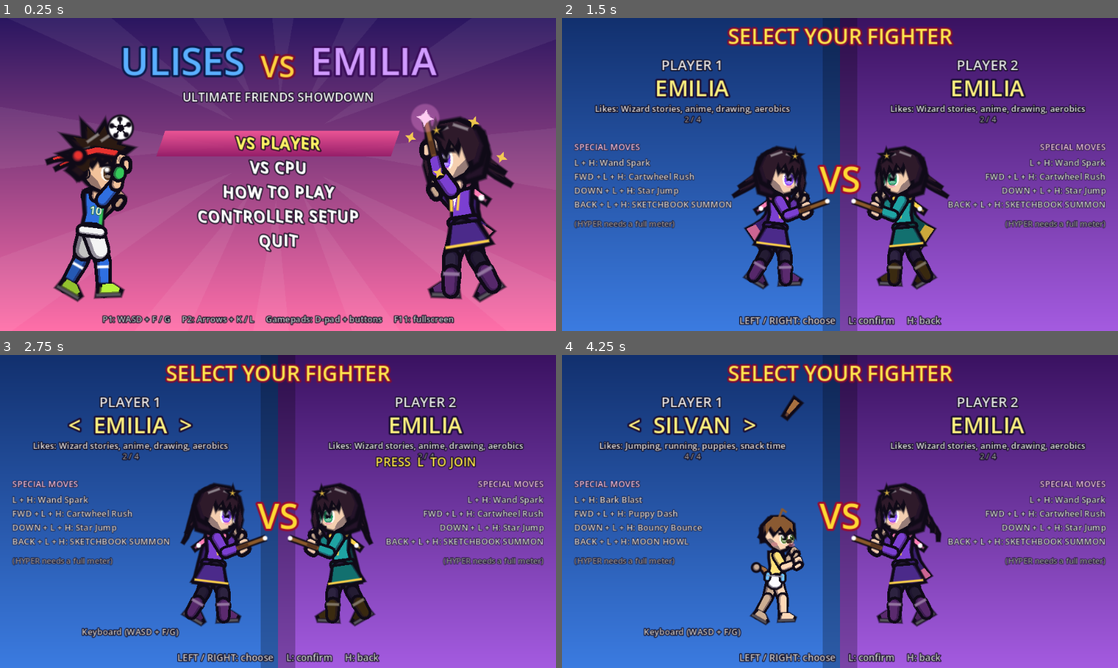
Above: before the commit, frames 1-4 (two rows, left to right).
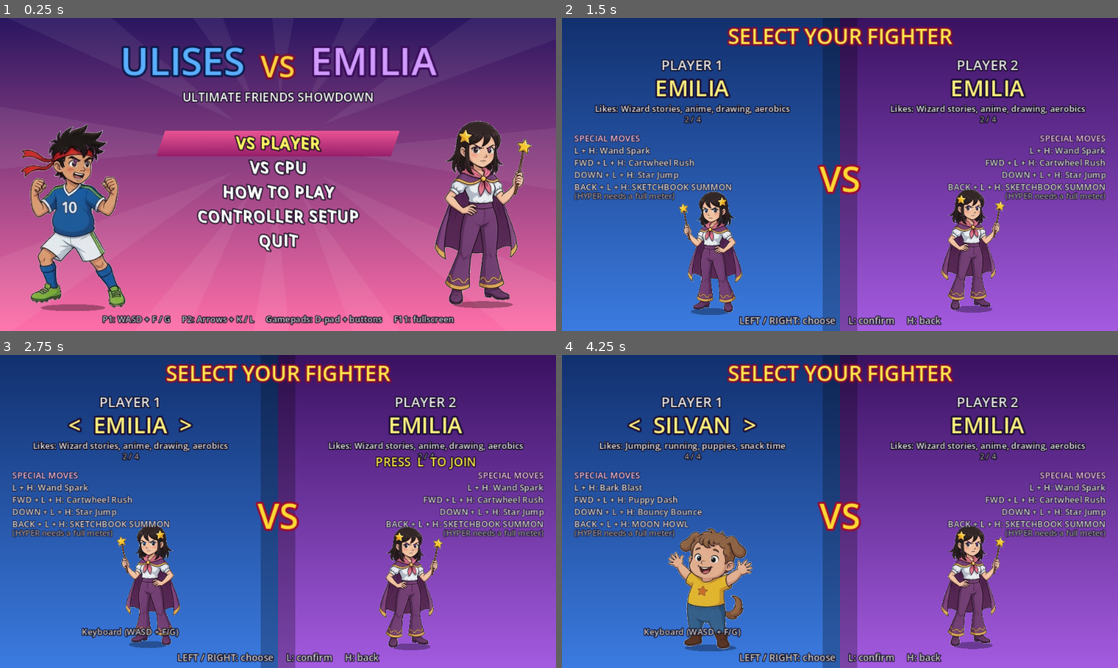
Above: after the commit, the same moments.

Repository: timoteoponce/fighting-game
Game: Godot game, scene res://scenes/main.tscn
Same seed, same stepped clock (60 frames per second), same inputs: the game is played once before the commit and once after it.
Inputs:
- Up to frame 1 (0.25 s): no input
- Up to frame 2 (1.5 s): tap Enter at 0.5 s; hold D 0.53-1.28 s; tap F at 0.6 s; hold S from 1.28 s (still down); tap G at 1.35 s
- Up to frame 3 (2.75 s): release S at 2.03 s; hold D from 2.03 s (still down); tap 1 at 2.1 s
- Up to frame 4 (4.25 s): release D at 2.78 s; hold W 2.78-3.53 s; tap K at 2.85 s; hold A from 3.53 s (still down); tap L at 3.6 s

The runs differ from the first frame. In frame 1, 15% of the frame differs, in the area x 3-96%, y 27-94%; in frame 2, 19%, in the area x 2-98%, y 37-95%; in frame 3, 19%; in frame 4, 18%.

Commit message:
Painted portraits on the title and select screens.
The roster sheets live in design/characters. Menus draw the stance figures, and the in-fight bodies follow the same silhouettes: Ulises's spikes and belly, Emilia's short hair, flared pants and stern face, Silvan in pants and boots.

Diff:
--- a/characters/emilia.gd
+++ b/characters/emilia.gd
@@ -13,13 +13,14 @@
 	hurt_lines = ["EEK!", "MY PENCIL!", "RUDE!"]
 	colors = {
 		"skin": Color("f5cfb0"), "hair": Color("2e1a2a"), "shirt": Color("7b3fd1"), "sleeve": Color("7b3fd1"),
-		"forearm": Color("7b3fd1"), "hands": Color("f5cfb0"), "pants": Color("2d2340"), "legs": Color("2d2340"),
+		"forearm": Color("7b3fd1"), "hands": Color("f5cfb0"), "pants": Color("4b2a8a"), "legs": Color("4b2a8a"),
 		"shoes": Color("5a2a6e"), "eyes": Color("8a4fff"), "accent": Color("ff7eb6"), "skirt": Color("4b2a8a"),
 		"trim": Color("ffd24a"), "cape": Color("3b1f6e"), "blouse": Color("fff4fa"), "boots": Color("5a2a6e"),
 	}
 	alt_colors = colors.duplicate()
 	alt_colors.merge({"shirt": Color("1fa3a3"), "sleeve": Color("1fa3a3"), "forearm": Color("1fa3a3"), "accent": Color("ffd24a"),
-		"skirt": Color("12706f"), "shoes": Color("3a2a10"), "boots": Color("3a2a10"), "eyes": Color("1f9e6a"), "cape": Color("0d4a4a")}, true)
+		"skirt": Color("12706f"), "pants": Color("12706f"), "legs": Color("12706f"),
+		"shoes": Color("3a2a10"), "boots": Color("3a2a10"), "eyes": Color("1f9e6a"), "cape": Color("0d4a4a")}, true)
 	walk_speed = 3.3
 	back_speed = 2.7
 	jump_vel = -11.6
@@ -90,8 +91,9 @@
 
 
 func update_chains(r: FighterRenderer, s: Dictionary) -> void:
-	r.chain("tail1", FighterRenderer.head_point(s, Vector2(-7, -12)), 8, 5.5, 0.32, 0.86, 0.14)
-	r.chain("tail2", FighterRenderer.head_point(s, Vector2(-11, -7)), 8, 5.5, 0.34, 0.86, 0.12)
+	# Shoulder-length locks. Short segments, so they stop around the collar instead of the waist.
+	r.chain("tail1", FighterRenderer.head_point(s, Vector2(-4, -6)), 4, 3.2, 0.28, 0.86, 0.12)
+	r.chain("tail2", FighterRenderer.head_point(s, Vector2(-8, -2)), 4, 3.2, 0.30, 0.86, 0.10)
 	var up: Vector2 = s["up"]
 	var perp: Vector2 = s["perp"]
 	r.chain("cape", s["sh_b"] + up * 1.0 - perp * 1.0, 6, 8.5, 0.55, 0.85, 0.08)
@@ -136,15 +138,23 @@
 
 
 func draw_over_legs(r: FighterRenderer, s: Dictionary) -> void:
-	var up: Vector2 = s["up"]
-	var perp: Vector2 = s["perp"]
-	var hip: Vector2 = s["hip"] + up * 3.0
-	var hem := hip - up * 16.0
-	var sway := sin(r.t * 0.15) * 1.5
-	var skirt := PackedVector2Array([hip + perp * 9.0, hip - perp * 9.0, hem - perp * (15.0 + sway), hem - perp * 5.0 - up * 1.5,
-		hem + perp * 5.0, hem + perp * (15.0 - sway) - up * 1.0])
-	r.shaded_poly(skirt, r.colors["skirt"], 2.0, 0.8)
-	r.draw_line(hem - perp * 14.0 + up * 1.8, hem + perp * 14.0 + up * 1.5, r.colors["trim"], 1.6, true)
+	var trim: Color = r.colors["trim"]
+	var cloth: Color = r.colors["skirt"]
+	# Back leg first, so the front flare covers it. Wider at the hem than at the hip.
+	for leg in [["hip_b", "foot_b", 0.82], ["hip_f", "foot_f", 1.0]]:
+		var a: Vector2 = s[leg[0]]
+		var b: Vector2 = s[leg[1]]
+		var d: Vector2 = b - a
+		if d.length() < 1.0:
+			continue
+		var n := Vector2(-d.y, d.x).normalized()
+		var hem: Vector2 = a.lerp(b, 0.7)
+		var top_w: float = 5.2 * float(leg[2])
+		var bot_w: float = 11.5 * float(leg[2])
+		r.shaded_poly(PackedVector2Array([
+			a + n * top_w, a - n * top_w, hem - n * bot_w, hem + n * bot_w,
+		]), cloth.darkened(0.12 * (1.0 - leg[2])), 1.8, 0.82)
+		r.draw_line(hem - n * (bot_w - 0.4), hem + n * (bot_w - 0.4), trim, 1.7, true)
 	# Boot cuffs.
 	for leg in [["knee_f", "foot_f", 1.0], ["knee_b", "foot_b", 0.8]]:
 		var a: Vector2 = s[leg[0]].lerp(s[leg[1]], 0.5)
@@ -160,8 +170,8 @@
 
 
 func draw_hair_back(r: FighterRenderer) -> void:
-	r.shaded_poly(PackedVector2Array([Vector2(-12, 10), Vector2(-15, 0), Vector2(-13, -10), Vector2(-5, -15.5),
-		Vector2(6, -14), Vector2(4, 4), Vector2(-4, 12)]), r.colors["hair"], 1.8, 0.75)
+	r.shaded_poly(PackedVector2Array([Vector2(-11, 2), Vector2(-14, -2), Vector2(-12, -10), Vector2(-4, -15.5),
+		Vector2(6, -14), Vector2(5, 0), Vector2(-2, 3)]), r.colors["hair"], 1.8, 0.75)
 
 
 func draw_hair_front(r: FighterRenderer) -> void:
@@ -173,7 +183,7 @@
 	])
 	r.shaded_poly(bangs, hc, 2.0, 0.85)
 	# Side lock framing the face.
-	r.shaded_poly(PackedVector2Array([Vector2(12, -5), Vector2(14.5, 3), Vector2(13, 12), Vector2(11, 5)]), hc, 1.5, 0.7)
+	r.shaded_poly(PackedVector2Array([Vector2(11, -6), Vector2(13.5, 0), Vector2(12, 5), Vector2(10, 1)]), hc, 1.5, 0.7)
 	for st in [[Vector2(-6, -12), Vector2(0, -14.5)], [Vector2(3, -13.5), Vector2(8, -12)]]:
 		r.draw_line(st[0], st[1], FighterRenderer.hl(hc), 1.2, true)
 	r.poly(FighterRenderer.star_pts(Vector2(8, -12.5), 3.6, 1.6), r.colors["trim"], 1.1)
--- a/characters/silvan.gd
+++ b/characters/silvan.gd
@@ -1,8 +1,8 @@
 class_name SilvanDef
 extends CharacterDef
-## Silvan: two years old, still in diapers, and somehow part puppy. He can't
-## reach far and he can't hit hard, but nobody on the roster runs or jumps like
-## he does. The archetype gap: a tiny, relentless pest.
+## Silvan: two years old, in pants and little boots, and somehow part puppy. He
+## can't reach far and he can't hit hard, but nobody on the roster runs or jumps
+## like he does. The archetype gap: a tiny, relentless pest.
 
 
 func _init() -> void:
@@ -17,16 +17,16 @@
 	colors = {
 		"skin": Color("ffd9b8"), "hair": Color("8a5a32"), "shirt": Color("ffe27a"),
 		"sleeve": Color("ffe27a"), "forearm": Color("ffd9b8"), "hands": Color("ffd9b8"),
-		"pants": Color("ffd9b8"), "legs": Color("ffd9b8"), "shoes": Color("ffd9b8"),
-		"eyes": Color("5b7f3a"), "accent": Color("6fc4ff"), "diaper": Color("fbfbff"),
+		"pants": Color("3a78c4"), "legs": Color("3a78c4"), "shoes": Color("6e4630"),
+		"eyes": Color("5b7f3a"), "accent": Color("6fc4ff"),
 		"fur": Color("a8703f"), "nose": Color("3a2a22"), "tongue": Color("ff7f9e"),
 	}
-	# Player 2 is the "were-puppy" palette: darker fur, storm-blue diaper tape.
+	# Player 2 is the "were-puppy" palette: darker fur, green shirt.
 	alt_colors = colors.duplicate()
 	alt_colors.merge({
 		"shirt": Color("b6e36f"), "sleeve": Color("b6e36f"), "hair": Color("3a2a22"),
 		"fur": Color("54402f"), "accent": Color("ff8ac4"), "eyes": Color("c8a13a"),
-		"diaper": Color("dfe8ff"),
+		"pants": Color("2a4e86"), "legs": Color("2a4e86"), "shoes": Color("3a2a22"),
 	}, true)
 	# Fastest walk and highest jump on the roster; everything else is a trade
 	# against that. He is meant to be hard to pin down, not hard to survive.
@@ -188,6 +188,7 @@
 		}),
 	}
 	size = 0.78  # he is two
+	build = 0.84  # slimmer than the old round diaper silhouette; still a toddler
 	scale_moves()
 
 
@@ -242,23 +243,6 @@
 	var ear := r.chain_local("ear_f")
 	if ear.size() > 1:
 		r.ribbon(ear, 7.0, 4.0, r.colors["fur"])
-
-
-func draw_over_legs(r: FighterRenderer, s: Dictionary) -> void:
-	# The diaper. Drawn over the hips so it reads instantly at 320x180, with the
-	# two tape tabs that make it unmistakable.
-	var up: Vector2 = s["up"]
-	var perp: Vector2 = s["perp"]
-	var hip: Vector2 = s["hip"]
-	var d: Color = r.colors["diaper"]
-	r.shaded_poly(PackedVector2Array([
-		hip + perp * 9.0 + up * 5.0, hip - perp * 9.0 + up * 5.0,
-		hip - perp * 7.5 - up * 7.0, hip - perp * 3.0 - up * 10.0,
-		hip + perp * 3.0 - up * 10.0, hip + perp * 7.5 - up * 7.0,
-	]), d, 1.6, 0.82)
-	for side in [-1.0, 1.0]:
-		r.part(hip + perp * (8.0 * side) + up * 5.5, hip + perp * (8.5 * side) + up * 1.0, 4.0, 4.0, r.colors["accent"])
-	r.draw_line(hip + perp * 8.0 + up * 4.0, hip - perp * 8.0 + up * 4.0, FighterRenderer.shade(d), 1.2, true)
 
 
 func draw_props(r: FighterRenderer, s: Dictionary) -> void:
--- a/characters/ulises.gd
+++ b/characters/ulises.gd
@@ -113,6 +113,9 @@
 	r.poly(PackedVector2Array([top + perp * 5.5 - up * 0.5, top - perp * 5.0 - up * 0.5, top + perp * 1.5 - up * 6.0]), acc, 1.2)
 	r.draw_colored_polygon(PackedVector2Array([top + perp * 3.5 - up * 1.0, top - perp * 2.5 - up * 1.0, top + perp * 1.2 - up * 4.0]), r.colors["skin"])
 	r.draw_line(hip + perp * 8.0 + up * 1.5, hip - perp * 8.0 + up * 1.5, acc, 2.0, true)
+	# A small belly pushing the jersey out in front. The shared torso is a straight wedge.
+	var belly := hip + up * 9.0 + perp * 5.5
+	r.poly(FighterRenderer.ellipse_pts(belly, 7.2, 5.0, atan2(perp.y, perp.x)), r.colors["shirt"], 1.6)
 	# Number 10, kept readable when facing left.
 	var num: Vector2 = hip + up * 17.0 + perp * 1.0
 	r.draw_set_transform(num, atan2(up.x, -up.y), Vector2(signf(r.scale.x) * 0.5, 0.5))
@@ -147,10 +150,11 @@
 
 func draw_hair_front(r: FighterRenderer) -> void:
 	var hc: Color = r.colors["hair"]
+	# Sharp spikes on top. The headband, drawn after this, covers the roots.
 	var hair := PackedVector2Array([
-		Vector2(-9, 5), Vector2(-15, 1), Vector2(-11, -3), Vector2(-19, -7), Vector2(-11, -10), Vector2(-17, -16),
-		Vector2(-8, -15), Vector2(-9, -23), Vector2(-2, -17), Vector2(2, -24), Vector2(5, -16), Vector2(11, -21),
-		Vector2(10, -13), Vector2(16, -12), Vector2(11.5, -8), Vector2(13, -4.5), Vector2(9, -6), Vector2(7.5, -2),
+		Vector2(-9, 5), Vector2(-15, 1), Vector2(-11, -3), Vector2(-20, -8), Vector2(-12, -11), Vector2(-18, -18),
+		Vector2(-8, -14), Vector2(-9, -28), Vector2(-3, -15), Vector2(1, -31), Vector2(6, -15), Vector2(12, -26),
+		Vector2(9, -13), Vector2(17, -14), Vector2(11.5, -8), Vector2(13, -4.5), Vector2(9, -6), Vector2(7.5, -2),
 		Vector2(5, -6), Vector2(2, -3.5), Vector2(-0.5, -6), Vector2(-3, -2), Vector2(-5.5, -4), Vector2(-6, 3),
 	])
 	r.shaded_poly(hair, hc, 2.0, 0.82)
--- a/scripts/fighter/fighter_renderer.gd
+++ b/scripts/fighter/fighter_renderer.gd
@@ -625,7 +625,8 @@
 		var rx := (3.5 if girl else 3.2) * (0.66 if i == 1 else 1.0) * pop
 		var ry := (4.9 if girl else 4.3) * pop
 		if expr == "attack":
-			ry *= 0.78
+			# Emilia squints harder than the boys: a decided glare, not a cute gasp.
+			ry *= 0.62 if girl else 0.78
 		match expr:
 			"hurt":
 				var sgn := 1.0 if i == 0 else -1.0
@@ -673,8 +674,17 @@
 		var b1 := e + Vector2(2.4, -ry - 2.0)
 		match expr:
 			"attack":
-				b0.y -= 1.0
-				b1.y += 1.0
+				if girl:
+					# Inner corners drop toward the nose: a scowl, not a parallel slant.
+					if i == 0:
+						b0.y -= 1.4
+						b1.y += 2.4
+					else:
+						b0.y += 2.4
+						b1.y -= 1.4
+				else:
+					b0.y -= 1.0
+					b1.y += 1.0
 			"hurt", "shock":
 				b0.y += 1.0
 				b1.y -= 1.0
@@ -685,14 +695,23 @@
 			"ko", "dizzy":
 				b0.y -= 1.4
 				b1.y -= 1.4
-		draw_line(b0, b1, OUT, 1.0 if girl else 1.6, true)
+		if girl and expr == "normal":
+			# Idle is decided, not smiling: a shallow V even between attacks.
+			if i == 0:
+				b1.y += 1.3
+			else:
+				b0.y += 1.3
+		draw_line(b0, b1, OUT, 1.35 if girl else 1.6, true)
 	draw_line(Vector2(12.2, 2.8), Vector2(11.4, 4.3), shade(colors["skin"]), 1.0, true)
 	if girl:
 		draw_colored_polygon(ellipse_pts(Vector2(5.5, 5.2), 2.0, 0.9), Color(1, 0.45, 0.6, 0.45))
 	var m := Vector2(8.5, 7.3)
 	match expr:
 		"attack":
-			poly(PackedVector2Array([m + Vector2(-1.8, -0.8), m + Vector2(2.0, -1.0), m + Vector2(0.6, 1.8)]), Color(0.55, 0.12, 0.18), 1.0)
+			if girl:
+				poly(PackedVector2Array([m + Vector2(-2.6, -1.4), m + Vector2(2.8, -1.6), m + Vector2(1.4, 2.6), m + Vector2(-1.2, 2.4)]), Color(0.45, 0.08, 0.12), 1.2)
+			else:
+				poly(PackedVector2Array([m + Vector2(-1.8, -0.8), m + Vector2(2.0, -1.0), m + Vector2(0.6, 1.8)]), Color(0.55, 0.12, 0.18), 1.0)
 		"hurt":
 			poly(ellipse_pts(m + Vector2(0, 0.3), 1.3, 1.7, 0.0, 10), Color(0.45, 0.1, 0.15), 1.0)
 		"happy":
@@ -710,4 +729,7 @@
 		"smug":
 			draw_arc(m + Vector2(0.4, -1.0), 2.6, 0.25, 1.5, 8, Color(0.5, 0.12, 0.18), 1.4, true)
 		_:
-			draw_line(m + Vector2(-1.5, 0), m + Vector2(1.5, -0.2), OUT, 1.0, true)
+			if girl:
+				draw_line(m + Vector2(-2.1, -0.3), m + Vector2(2.1, 0.7), OUT, 1.4, true)
+			else:
+				draw_line(m + Vector2(-1.5, 0), m + Vector2(1.5, -0.2), OUT, 1.0, true)
--- a/scripts/ui/char_select.gd
+++ b/scripts/ui/char_select.gd
@@ -10,29 +10,23 @@
 var cpu_step := 0  # 0 = P1 picks, 1 = picks CPU fighter, 2 = difficulty
 var start_timer := -1.0
 var t := 0.0
-var chibis: Array[FighterRenderer] = []
+var defs: Array[CharacterDef] = [null, null]
 
 
 func _ready() -> void:
-	for i in 2:
-		var r := FighterRenderer.new()
-		r.base_scale = 1.35
-		r.facing = 1 if i == 0 else -1
-		r.position = Vector2(245 if i == 0 else 395, 305)
-		add_child(r)
-		chibis.append(r)
-	_refresh_chibis()
+	# The paintings are smooth illustration. The fight viewport stays pixelated.
+	texture_filter = CanvasItem.TEXTURE_FILTER_LINEAR
+	_refresh()
 
 
 func _cpu() -> bool:
 	return GameState.mode == "cpu"
 
 
-func _refresh_chibis() -> void:
+func _refresh() -> void:
 	for i in 2:
 		var id: String = GameState.CHARACTERS[slots[i]["char"]]
-		chibis[i].setup(GameState.make_character(id), i == 1 and slots[0]["char"] == slots[1]["char"])
-		chibis[i].base_scale = 1.35 * chibis[i].def.size
+		defs[i] = GameState.make_character(id)
 
 
 func _process(delta: float) -> void:
@@ -43,13 +37,6 @@
 			_start_fight()
 	else:
 		_handle_input()
-	for i in 2:
-		var r := chibis[i]
-		r.t = t * 60.0
-		var ready: bool = slots[i]["ready"] or (_cpu() and i == 1 and cpu_step >= 2)
-		r.prop = r.def.win_prop if ready else ""
-		r.expr = "happy" if ready else "normal"
-		r.update_pose(r.def.pose("intro" if ready else "idle", {"lean": 6 + sin(t * 3.0 + i) * 2.0}), 0.15)
 	queue_redraw()
 
 
@@ -136,7 +123,7 @@
 	if d != 0:
 		slots[i]["char"] = posmod(slots[i]["char"] + d, n)
 		Sfx.play("select")
-		_refresh_chibis()
+		_refresh()
 
 
 func _slot_of(dev: int) -> int:
@@ -159,6 +146,11 @@
 	UI.text(self, Vector2(320, 30), "SELECT YOUR FIGHTER", 24, Color(1, 0.9, 0.3), HORIZONTAL_ALIGNMENT_CENTER, 8, Color(0.5, 0.05, 0.2))
 	UI.text(self, Vector2(320, 200), "VS", 40, Color(1, 0.85, 0.2), HORIZONTAL_ALIGNMENT_CENTER, 10, Color(0.6, 0.05, 0.2))
 	for i in 2:
+		var bob := sin(t * 2.4 + i) * 3.0
+		# Inset toward the middle so the headband and the wand stay off the move list.
+		var box := Rect2(64.0 if i == 0 else 366.0, 196.0 + bob, 214.0, 142.0)
+		if defs[i] != null:
+			Portrait.draw(self, defs[i].id, box, i == 1)
 		_draw_slot(i)
 	if start_timer >= 0.0:
 		UI.text(self, Vector2(320, 250), "GET READY!", 22, Color.WHITE)
@@ -168,7 +160,7 @@
 func _draw_slot(i: int) -> void:
 	var s: Dictionary = slots[i]
 	var cx := 150.0 if i == 0 else 490.0
-	var def := chibis[i].def
+	var def := defs[i]
 	var is_cpu := _cpu() and i == 1
 	var label := "PLAYER %d" % (i + 1) if not is_cpu else "CPU"
 	UI.text(self, Vector2(cx, 60), label, 16, Color(1, 1, 1, 0.9))
@@ -198,12 +190,12 @@
 		col = Color(0.5, 1, 0.5)
 	if status != "":
 		UI.text(self, Vector2(cx, 128), status, 14, col)
-	UI.text(self, Vector2(14.0 if i == 0 else 626.0, 240), "(HYPER needs a full meter)", 9, Color(1, 1, 1, 0.6), HORIZONTAL_ALIGNMENT_LEFT if i == 0 else HORIZONTAL_ALIGNMENT_RIGHT, 3)
+	UI.text(self, Vector2(14.0 if i == 0 else 626.0, 208), "(HYPER needs a full meter)", 9, Color(1, 1, 1, 0.6), HORIZONTAL_ALIGNMENT_LEFT if i == 0 else HORIZONTAL_ALIGNMENT_RIGHT, 3)
 	if s["dev"] != Controls.NONE and not is_cpu:
 		UI.text(self, Vector2(cx, 322), Controls.device_name(s["dev"]), 10, Color(1, 1, 1, 0.8))
-	UI.text(self, Vector2(14.0 if i == 0 else 626.0, 152), "SPECIAL MOVES", 10, Color(1, 0.8, 0.95), HORIZONTAL_ALIGNMENT_LEFT if i == 0 else HORIZONTAL_ALIGNMENT_RIGHT, 3)
+	UI.text(self, Vector2(14.0 if i == 0 else 626.0, 142), "SPECIAL MOVES", 10, Color(1, 0.8, 0.95), HORIZONTAL_ALIGNMENT_LEFT if i == 0 else HORIZONTAL_ALIGNMENT_RIGHT, 3)
 	for j in def.specials_text.size():
 		var row: Array = def.specials_text[j]
-		var y := 170.0 + j * 16.0
+		var y := 156.0 + j * 14.0
 		var x := 14.0 if i == 0 else 626.0
 		UI.text(self, Vector2(x, y), "%s: %s" % [row[0], row[1]], 10, Color(1, 1, 1, 0.85), HORIZONTAL_ALIGNMENT_LEFT if i == 0 else HORIZONTAL_ALIGNMENT_RIGHT, 3)
--- /dev/null
+++ b/scripts/ui/portrait.gd
@@ -0,0 +1,40 @@
+class_name Portrait
+extends RefCounted
+## The painted stance of a fighter, cropped from design/characters.
+## Menus draw these. The fight still uses FighterRenderer, which can move.
+
+
+static var _cache: Dictionary = {}
+
+
+static func texture(id: String) -> Texture2D:
+	if _cache.has(id):
+		return _cache[id]
+	var path := "res://art/portraits/%s.png" % id
+	var tex: Texture2D = load(path) if ResourceLoader.exists(path) else null
+	_cache[id] = tex
+	return tex
+
+
+## Stands `id` inside `box`, feet on the bottom edge. `flip` turns them to face the other way.
+static func draw(ci: CanvasItem, id: String, box: Rect2, flip := false) -> void:
+	var tex := texture(id)
+	if tex == null:
+		return
+	var sz := tex.get_size()
+	var fit := minf(box.size.x / sz.x, box.size.y / sz.y)
+	var w := sz.x * fit
+	var h := sz.y * fit
+	var x := box.position.x + (box.size.x - w) * 0.5
+	var y := box.position.y + box.size.y - h
+	var shadow := Rect2(x + w * 0.2, y + h - 7.0, w * 0.6, 9.0)
+	ci.draw_set_transform(shadow.get_center(), 0.0, Vector2(shadow.size.x * 0.5, shadow.size.y * 0.45))
+	ci.draw_colored_polygon(FighterRenderer.ellipse_pts(Vector2.ZERO, 1.0, 1.0), Color(0, 0, 0, 0.32))
+	ci.draw_set_transform(Vector2.ZERO, 0.0, Vector2.ONE)
+	if flip:
+		ci.draw_set_transform(Vector2(x + w, y), 0.0, Vector2(-fit, fit))
+		ci.draw_texture(tex, Vector2.ZERO)
+	else:
+		ci.draw_set_transform(Vector2(x, y), 0.0, Vector2(fit, fit))
+		ci.draw_texture(tex, Vector2.ZERO)
+	ci.draw_set_transform(Vector2.ZERO, 0.0, Vector2.ONE)
--- a/scripts/ui/title_screen.gd
+++ b/scripts/ui/title_screen.gd
@@ -5,28 +5,14 @@
 
 var idx := 0
 var t := 0.0
-var chibis: Array[FighterRenderer] = []
 
 
 func _ready() -> void:
-	for i in 2:
-		var r := FighterRenderer.new()
-		r.setup(GameState.make_character(GameState.CHARACTERS[i]))
-		r.base_scale = 1.75 * r.def.size
-		r.facing = 1 if i == 0 else -1
-		r.position = Vector2(105 if i == 0 else 535, 318)
-		add_child(r)
-		chibis.append(r)
+	texture_filter = CanvasItem.TEXTURE_FILTER_LINEAR
 
 
 func _process(delta: float) -> void:
 	t += delta
-	for i in chibis.size():
-		var r := chibis[i]
-		r.t = t * 60.0
-		var intro := int(t * 0.4 + i * 0.5) % 2 == 0
-		r.prop = r.def.intro_prop if intro else ""
-		r.update_pose(r.def.pose("intro" if intro else "idle", {"lean": 6 + sin(t * 3.0 + i) * 3.0}), 0.1)
 	if Controls.any_just_pressed(Controls.UP) != Controls.NONE:
 		idx = posmod(idx - 1, ITEMS.size())
 		Sfx.play("select")
@@ -62,6 +48,8 @@
 		if i % 2 == 0:
 			draw_colored_polygon(PackedVector2Array([p1, p2, p3]), Color(1, 1, 1, 0.06))
 	var bob := sin(t * 2.5) * 3.0
+	Portrait.draw(self, "ulises", Rect2(6, 118 + bob, 156, 216), false)
+	Portrait.draw(self, "emilia", Rect2(478, 118 - bob, 156, 216), true)
 	UI.text(self, Vector2(210, 64 + bob), "ULISES", 44, Color("5ab0ff"), HORIZONTAL_ALIGNMENT_CENTER, 10, Color("0b1a4a"))
 	UI.text(self, Vector2(320, 70 - bob), "VS", 34, Color("ffd23f"), HORIZONTAL_ALIGNMENT_CENTER, 10, Color("7a1030"))
 	UI.text(self, Vector2(430, 64 + bob), "EMILIA", 44, Color("d19bff"), HORIZONTAL_ALIGNMENT_CENTER, 10, Color("3a0d5a"))
Binary file added: art/portraits/charlie.png
Binary file added: art/portraits/emilia.png
Binary file added: art/portraits/silvan.png
Binary file added: art/portraits/ulises.png
Not shown, added: design/.gdignore
Binary file added: design/characters/charlie.jpg
Binary file added: design/characters/emilia.jpg
Binary file added: design/characters/silvan.jpg
Binary file added: design/characters/ulises.jpg
Not shown, added: scripts/ui/portrait.gd.uid
Not shown, changed: README.md
